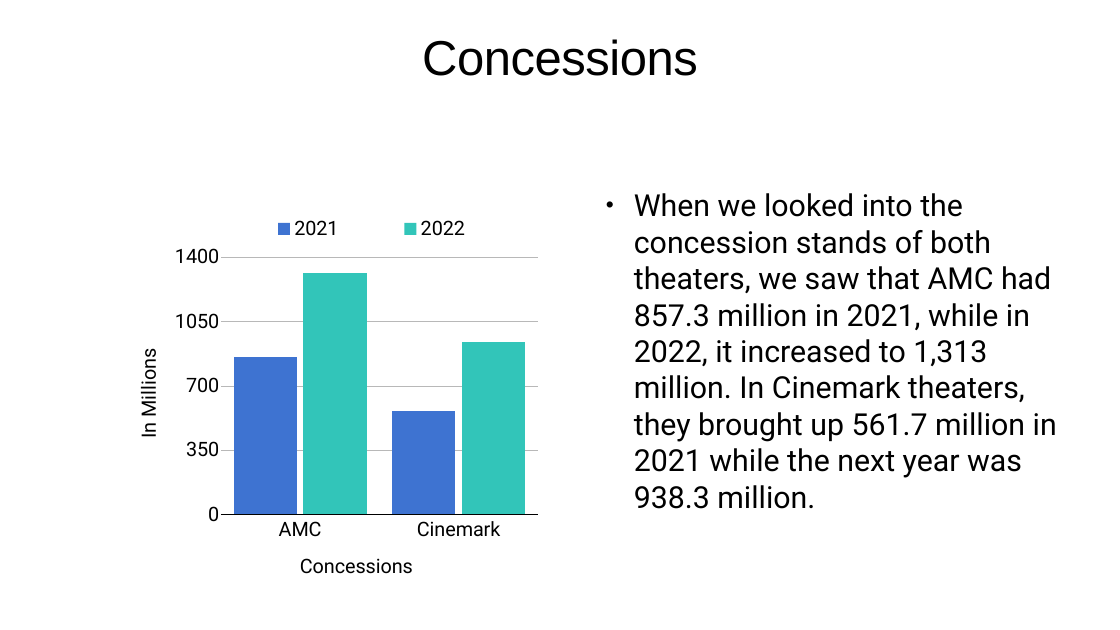
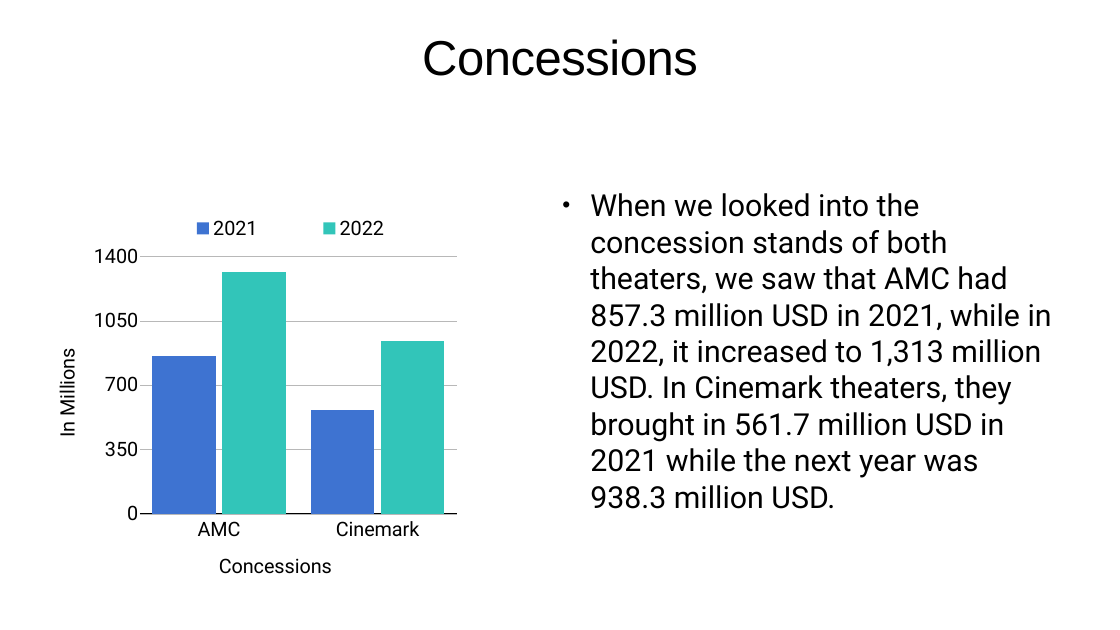
Before and after one commit to Jake-guerrero/Amc-v-Cinemark, a slide deck: slide 3 of Movies.pptx. Drawn at 1120x630 pixels with LibreOffice and Linux fonts; fonts in the diff are those of the drawing. Boxes give left, top, right and bottom in pixels: in the first picture for what was removed or moved away, otherwise in the second. Text is boxed around its words. In the diff, an @@ line names an element or a change of style, - is before the commit and + after.

```diff
--- a/Movies.pptx
+++ b/Movies.pptx
@@ text at box(590, 193, 1052, 509): text changed @@
-• When we looked into the concession stands of both theaters, we saw that AMC had 857.3 million in 2021, while in 2022, it increased to 1,313 million. In Cinemark theaters, they brought up 561.7 million in 2021 while the next year was 938.3 million.
+• When we looked into the concession stands of both theaters, we saw that AMC had 857.3 million USD in 2021, while in 2022, it increased to 1,313 million USD. In Cinemark theaters, they brought in 561.7 million USD in 2021 while the next year was 938.3 million USD.
@@ column chart: place and size @@
-column chart at box(119, 211, 540, 595)
+column chart at box(38, 211, 459, 594)
```
Also in this commit, not shown: 2 other slides changed, 4 other files.
